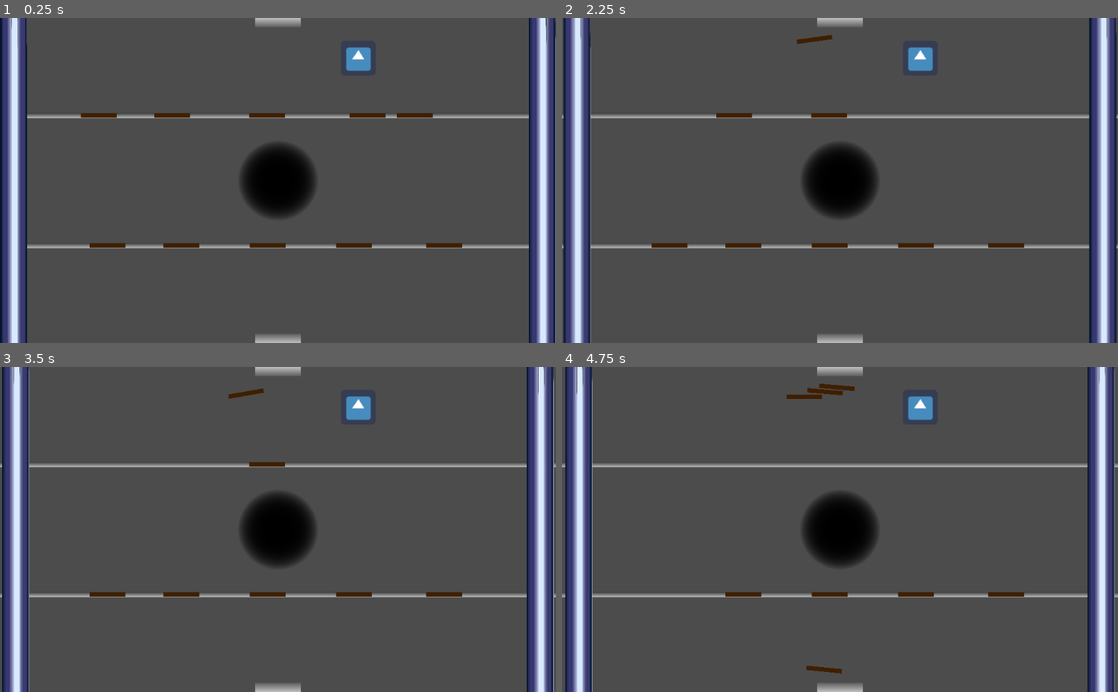
Above: before the commit, frames 1-4 (two rows, left to right).
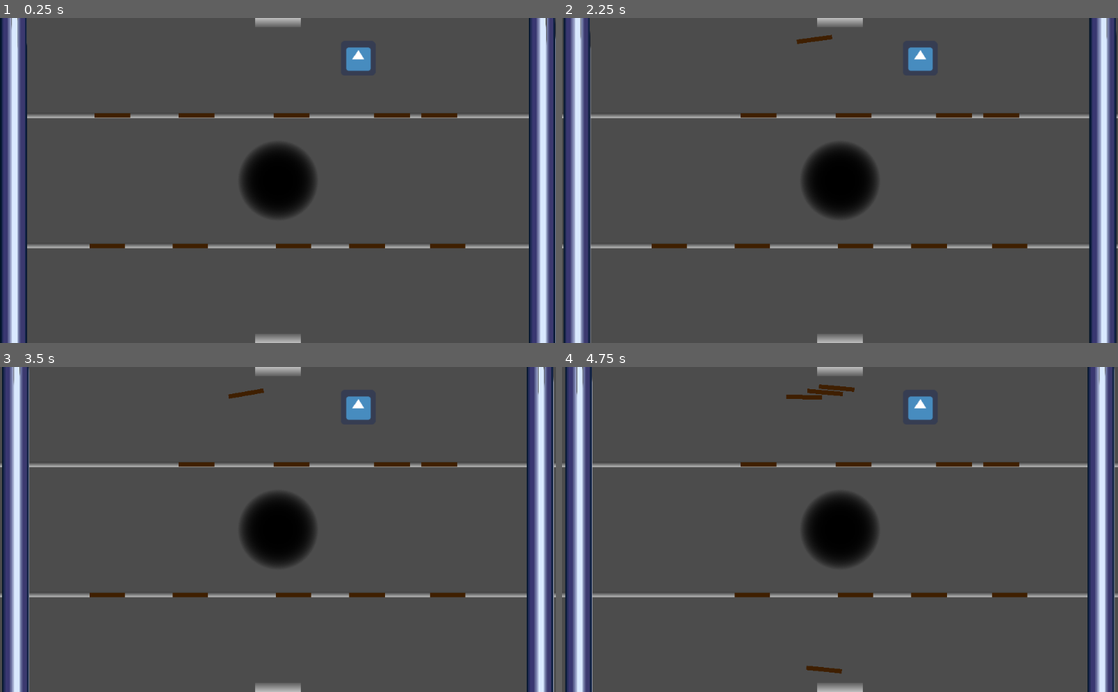
Above: after the commit, the same moments.

Repository: hgcummings/garbage-crusher
Game: Godot game, scene res://Main.tscn
The game is run twice, just before and just after one commit, with the same random seed, the same clock (stepped at 60 frames per second) and the same inputs. The engine's default icon, where the game draws it, is replaced by a stand-in: a white triangle on a blue panel in a dark square.
Inputs (mouse positions are in pixels of both pictures, inside the frame that each line leads up to):
- Up to frame 1 (0.25 s): no input
- Up to frame 2 (2.25 s): move the mouse to (662, 115) at 0.52 s; click (662, 115) at 0.67 s; tap Enter at 1.25 s; move the mouse to (979, 115) at 1.27 s; click (979, 115) at 1.42 s; move the mouse to (928, 115) at 2.02 s; click (928, 115) at 2.17 s
- Up to frame 3 (3.5 s): move the mouse to (172, 464) at 2.77 s; click (172, 464) at 2.92 s
- Up to frame 4 (4.75 s): move the mouse to (828, 464) at 3.52 s; click (828, 464) at 3.67 s; tap Space at 4.25 s; move the mouse to (667, 594) at 4.27 s; click (667, 594) at 4.42 s

The runs differ from the first frame. In frame 1, 1.0% of the frame differs, in the area x 14-84%, y 29-71%; in frame 2, 0.9%; in frame 3, 0.9%; in frame 4, 0.9%.

Commit message:
Allow player to grab and throw channel sticks

Diff:
--- a/Chute.gd
+++ b/Chute.gd
@@ -18,4 +18,5 @@
 		new_stick.position = self.position
 		new_stick.angular_velocity = rng.randf_range(-0.5, 0.5)
 		new_stick.linear_velocity = Vector2(rng.randf_range(-100, 100), rng.randf_range(50, 150) * y_direction)
+		new_stick.strength = rng.randf_range(2.5, 3.5)
 		get_tree().get_root().add_child(new_stick)
--- a/FloorStick.gd
+++ b/FloorStick.gd
@@ -1,9 +1,6 @@
 extends RigidBody2D
 
-
-# Declare member variables here. Examples:
-# var a = 2
-# var b = "text"
+var strength
 
 
 # Called when the node enters the scene tree for the first time.
--- a/Main.gd
+++ b/Main.gd
@@ -1,6 +1,4 @@
 extends Node2D
-
-const channel_groups = ["channel_1", "channel_2"]
 
 # Called when the node enters the scene tree for the first time.
 func _ready():
@@ -14,9 +12,9 @@
 func _process(_delta):
 	var braced_channels = []
 
-	for channel_group in channel_groups:
-		if _check_if_braced(channel_group):
-			braced_channels.append(channel_group)
+	for channel in $Channels.get_children():
+		if _check_if_braced(channel):
+			braced_channels.append(channel)
 
 	if braced_channels.empty():
 		return
@@ -25,21 +23,21 @@
 	#print(stress, " ", $LeftWall.stress, " ", $RightWall.stress)
 
 	braced_channels.shuffle()
-	for channel_group in braced_channels:
+	for channel in braced_channels:
 		var broke = false
-		for stick in get_tree().get_nodes_in_group(channel_group):
+		for stick in channel.get_node("Contents").get_children():
 			if stick.apply_force(stress):
 				broke = true
 				break
 		if broke:
 			$LeftWall.stress = 0
 			$RightWall.stress = 0
-			for stick in get_tree().get_nodes_in_group(channel_group):
+			for stick in channel.get_node("Contents").get_children():
 				stick.is_braced = false
 			break
 
-func _check_if_braced(group):
-	for stick in get_tree().get_nodes_in_group(group):
+func _check_if_braced(channel):
+	for stick in channel.get_node("Contents").get_children():
 		if (stick.is_braced):
 			return true
 	return false
--- a/Main.tscn
+++ b/Main.tscn
@@ -12,11 +12,67 @@
 [node name="Node2D" type="Node2D"]
 script = ExtResource( 5 )
 
-[node name="Channel" parent="." instance=ExtResource( 2 )]
+[node name="Channels" type="Node2D" parent="."]
+
+[node name="Channel1" parent="Channels" groups=["channel1"] instance=ExtResource( 2 )]
 position = Vector2( 512, 180 )
 
-[node name="Channel2" parent="." instance=ExtResource( 2 )]
+[node name="Contents" type="Node2D" parent="Channels/Channel1"]
+
+[node name="Stick" parent="Channels/Channel1/Contents" groups=["channel_1"] instance=ExtResource( 4 )]
+position = Vector2( -304.799, 0 )
+collision_layer = 1024
+collision_mask = 1280
+
+[node name="Stick2" parent="Channels/Channel1/Contents" groups=["channel_1"] instance=ExtResource( 4 )]
+position = Vector2( 297, 0 )
+collision_layer = 1024
+collision_mask = 1280
+
+[node name="Stick3" parent="Channels/Channel1/Contents" groups=["channel_1"] instance=ExtResource( 4 )]
+position = Vector2( 210, 0 )
+collision_layer = 1024
+collision_mask = 1280
+
+[node name="Stick4" parent="Channels/Channel1/Contents" groups=["channel_1"] instance=ExtResource( 4 )]
+position = Vector2( -150, 0 )
+collision_layer = 1024
+collision_mask = 1280
+
+[node name="Stick5" parent="Channels/Channel1/Contents" groups=["channel_1"] instance=ExtResource( 4 )]
+position = Vector2( 25, 0 )
+collision_layer = 1024
+collision_mask = 1280
+
+[node name="Channel2" parent="Channels" groups=["channel2"] instance=ExtResource( 2 )]
 position = Vector2( 512, 420 )
+
+[node name="Contents" type="Node2D" parent="Channels/Channel2"]
+
+[node name="Stick6" parent="Channels/Channel2/Contents" groups=["channel_1"] instance=ExtResource( 4 )]
+position = Vector2( -314.698, 0.707092 )
+collision_layer = 2048
+collision_mask = 2304
+
+[node name="Stick7" parent="Channels/Channel2/Contents" groups=["channel_1"] instance=ExtResource( 4 )]
+position = Vector2( 312.302, 0.707092 )
+collision_layer = 2048
+collision_mask = 2304
+
+[node name="Stick8" parent="Channels/Channel2/Contents" groups=["channel_1"] instance=ExtResource( 4 )]
+position = Vector2( 164.038, 0.707092 )
+collision_layer = 2048
+collision_mask = 2304
+
+[node name="Stick9" parent="Channels/Channel2/Contents" groups=["channel_1"] instance=ExtResource( 4 )]
+position = Vector2( -161.314, 0.707092 )
+collision_layer = 2048
+collision_mask = 2304
+
+[node name="Stick10" parent="Channels/Channel2/Contents" groups=["channel_1"] instance=ExtResource( 4 )]
+position = Vector2( 28.5355, 0.707092 )
+collision_layer = 2048
+collision_mask = 2304
 
 [node name="LeftWall" parent="." instance=ExtResource( 1 )]
 
@@ -43,53 +99,3 @@
 [node name="Hole" parent="." instance=ExtResource( 8 )]
 position = Vector2( 512, 300 )
 scale = Vector2( 0.25, 0.25 )
-
-[node name="Stick" parent="." groups=["channel_1"] instance=ExtResource( 4 )]
-position = Vector2( 182, 180 )
-collision_layer = 1024
-collision_mask = 1280
-
-[node name="Stick2" parent="." groups=["channel_1"] instance=ExtResource( 4 )]
-position = Vector2( 764, 180 )
-collision_layer = 1024
-collision_mask = 1280
-
-[node name="Stick3" parent="." groups=["channel_1"] instance=ExtResource( 4 )]
-position = Vector2( 677, 180 )
-collision_layer = 1024
-collision_mask = 1280
-
-[node name="Stick4" parent="." groups=["channel_1"] instance=ExtResource( 4 )]
-position = Vector2( 317, 180 )
-collision_layer = 1024
-collision_mask = 1280
-
-[node name="Stick5" parent="." groups=["channel_1"] instance=ExtResource( 4 )]
-position = Vector2( 492, 180 )
-collision_layer = 1024
-collision_mask = 1280
-
-[node name="Stick6" parent="." groups=["channel_2"] instance=ExtResource( 4 )]
-position = Vector2( 198, 420 )
-collision_layer = 2048
-collision_mask = 2304
-
-[node name="Stick7" parent="." groups=["channel_2"] instance=ExtResource( 4 )]
-position = Vector2( 493, 420 )
-collision_layer = 2048
-collision_mask = 2304
-
-[node name="Stick8" parent="." groups=["channel_2"] instance=ExtResource( 4 )]
-position = Vector2( 334, 420 )
-collision_layer = 2048
-collision_mask = 2304
-
-[node name="Stick9" parent="." groups=["channel_2"] instance=ExtResource( 4 )]
-position = Vector2( 652, 420 )
-collision_layer = 2048
-collision_mask = 2304
-
-[node name="Stick10" parent="." groups=["channel_2"] instance=ExtResource( 4 )]
-position = Vector2( 818, 420 )
-collision_layer = 2048
-collision_mask = 2304
--- a/Player.tscn
+++ b/Player.tscn
@@ -21,8 +21,8 @@
 [node name="RayCast2D" type="RayCast2D" parent="."]
 enabled = true
 cast_to = Vector2( 0, 75 )
-collision_mask = 4096
+collision_mask = 7680
 collide_with_areas = true
 
-[node name="HeldItemSprite" type="Position2D" parent="."]
+[node name="HeldItemSprite" type="Area2D" parent="."]
 position = Vector2( 0, 52 )
--- a/PlayerMovement.gd
+++ b/PlayerMovement.gd
@@ -1,5 +1,7 @@
 extends KinematicBody2D
 
+var ChannelStick = preload("ChannelStick.tscn")
+var FloorStick = preload("FloorStick.tscn")
 var rng = RandomNumberGenerator.new()
 
 export var SPEED = 360
@@ -14,6 +16,16 @@
 var inputAngularDirection = 0
 var movementVector = Vector2.ZERO
 
+func convert_stick_type(stick, type):
+	var new_stick
+	if type == "floor":
+		new_stick = FloorStick.instance()
+	if type == "channel":
+		new_stick = ChannelStick.instance()
+
+	new_stick.strength = stick.strength
+	return new_stick
+
 func handle_pick_up():
 	heldItem = $RayCast2D.get_collider()
 	if heldItem == null:
@@ -22,14 +34,30 @@
 	if heldItem.has_method("get_interactable"):
 		heldItem = heldItem.get_interactable()
 
-	get_tree().get_root().call_deferred("remove_child", heldItem)
+	if heldItem in get_node("/root/Node2D/Channels/Channel1/Contents").get_children():
+		get_node("/root/Node2D/Channels/Channel1/Contents").call_deferred("remove_child", heldItem)
+	elif heldItem in get_node("/root/Node2D/Channels/Channel2/Contents").get_children():
+		get_node("/root/Node2D/Channels/Channel2/Contents").call_deferred("remove_child", heldItem)
+	else:
+		get_tree().get_root().call_deferred("remove_child", heldItem)
 
 	$HeldItemSprite.add_child(heldItem.get_node("Sprite").duplicate())
+	$HeldItemSprite.add_child(heldItem.get_node("CollisionShape2D").duplicate())
 
 func handle_drop():
+	heldItem = convert_stick_type(heldItem, "floor")
+
+	var areas = $HeldItemSprite.get_overlapping_areas()
+
+	for child in $HeldItemSprite.get_children():
+		child.queue_free()
+
+	if get_node("/root/Node2D/Channels/Channel1/") in areas:
+		print("channel1")
+	if get_node("/root/Node2D/Channels/Channel2/") in areas:
+		print("channel2")
+
 	get_tree().get_root().call_deferred("add_child", heldItem)
-	$HeldItemSprite.get_node("Sprite").queue_free()
-
 	heldItem.global_position = $HeldItemSprite.global_position
 	heldItem.angular_velocity = rng.randf_range(-random_throw_angular_velocity, random_throw_angular_velocity)
 	heldItem.linear_velocity = rng.randf_range(0, random_throw_velocity) * ($HeldItemSprite.global_position - global_position)
